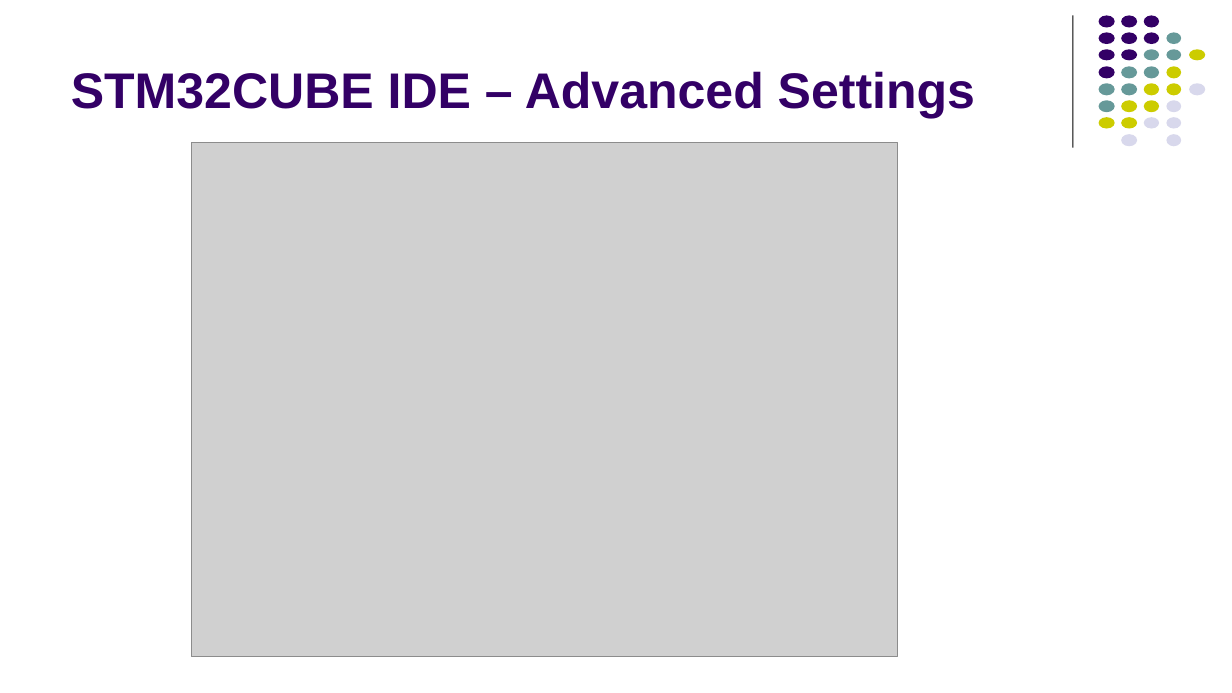
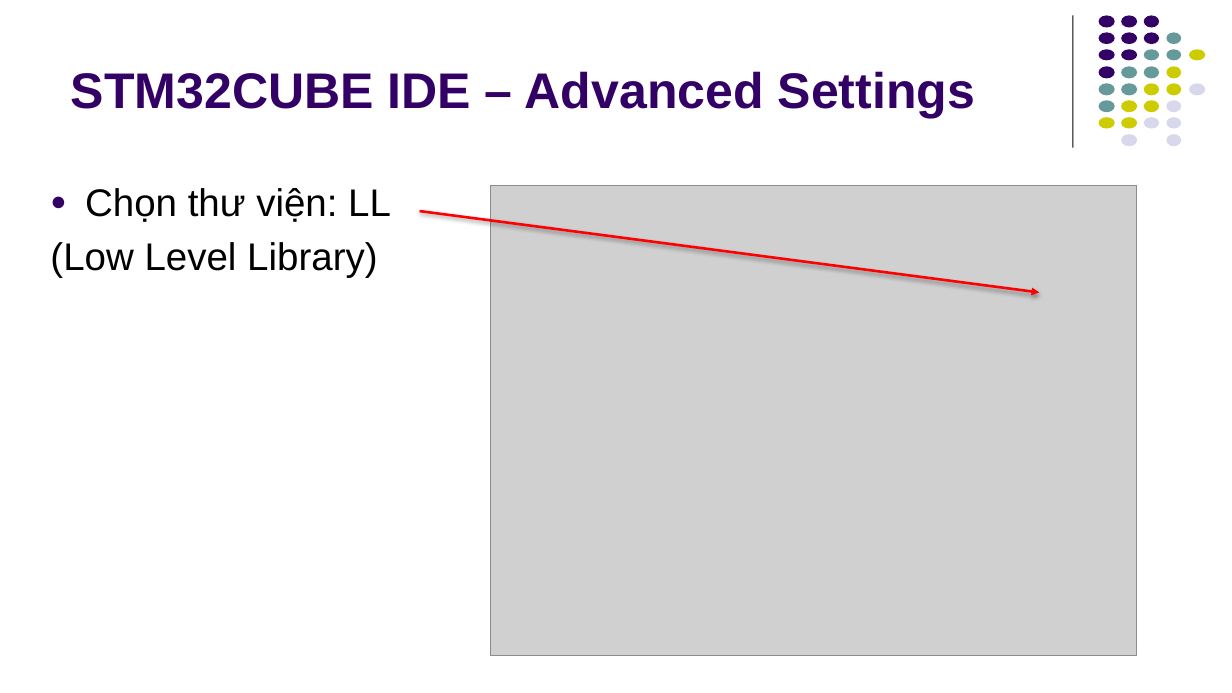
Before and after one commit to kmtekvn/hitech_stm32_basic, a slide deck: slide 18 of 04. Slides/02. STM32 & CubeIDE/Development Guide STM32.pptx (slide 13 before the commit). Drawn at 1232x693 pixels with LibreOffice and Linux fonts; fonts in the diff are those of the drawing; grey boxes stand for pictures. Boxes give left, top, right and bottom in pixels: in the first picture for what was removed or moved away, otherwise in the second. Text is boxed around its words. In the diff, an @@ line names an element or a change of style, - is before the commit and + after.

```diff
--- a/04. Slides/02. STM32 & CubeIDE/Development Guide STM32.pptx
+++ b/04. Slides/02. STM32 & CubeIDE/Development Guide STM32.pptx
@@ text added at [50, 188, 391, 278], 30 pt, text #000000 @@
+● Chọn thư viện: LL
+(Low Level Library)
@@ picture: place and size @@
-picture at [191, 142, 898, 656]
+picture at [491, 185, 1137, 655]
@@ arrow added from (420, 211) to (1040, 293), #FF0000 2 pt @@
```
Also in this commit, not shown: 13 other slides changed, 9 slides added, 1 slide removed, 7 other files.
